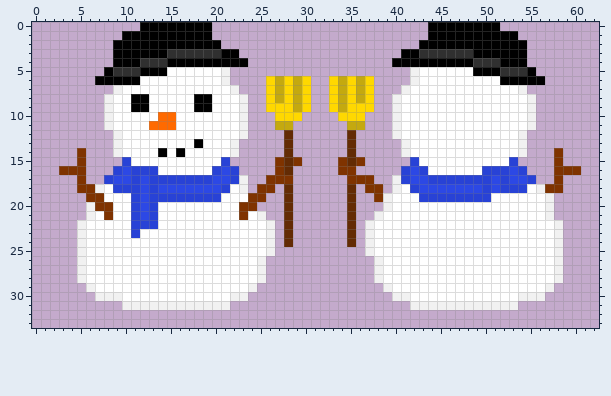
Pixel-art sprite -- img/snowman.png. That is the earlier state.
The file is 64x64 pixels. Colours within 5 levels of each other are drawn and written as one. Shown: x 0..62, y 0..33.
And afterwards:
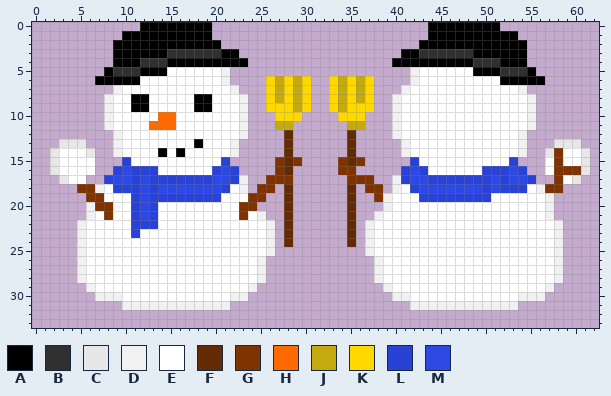
Palette (. is transparent): A #000000  B #303030  C #e7e7e7  D #f1f1f1  E #ffffff  F #632b04  G #7f3300  H #ff6a00  J #c4a90f  K #ffd800  L #2842d6  M #2c48e5
Changes in this commit:
y 13: x 3..5 ... -> CCC; x 58..60 ... -> CCC
y 14: x 2..6 ...G. -> CEEEC; x 57 . -> C; x 59..61 ... -> EEC
y 15: x 2..6 ...G. -> CEEEE; x 57 . -> E; x 59..61 ... -> EEC
y 16: x 2..6 .GGG. -> CEEEE; x 57 . -> E; x 61 . -> C
y 17: x 3..5 ..G -> CEE; x 59..60 .. -> EC
Changed places in both pictures, as pixel boxes (x1, y1, x2, y2):
changed: (50, 139, 95, 184)
added: (545, 139, 590, 184)
